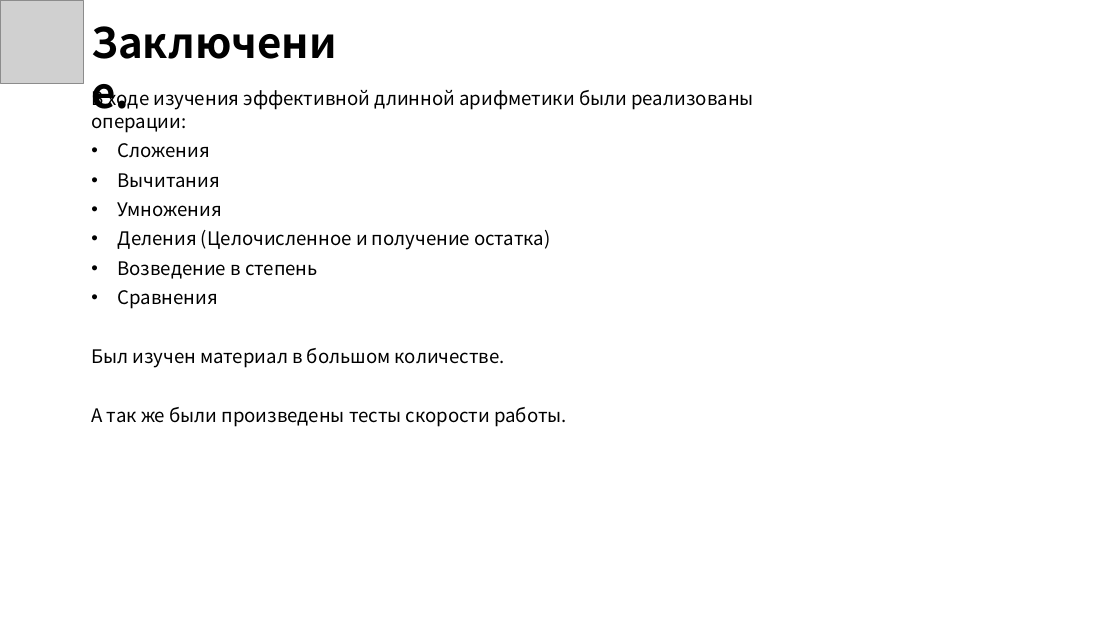
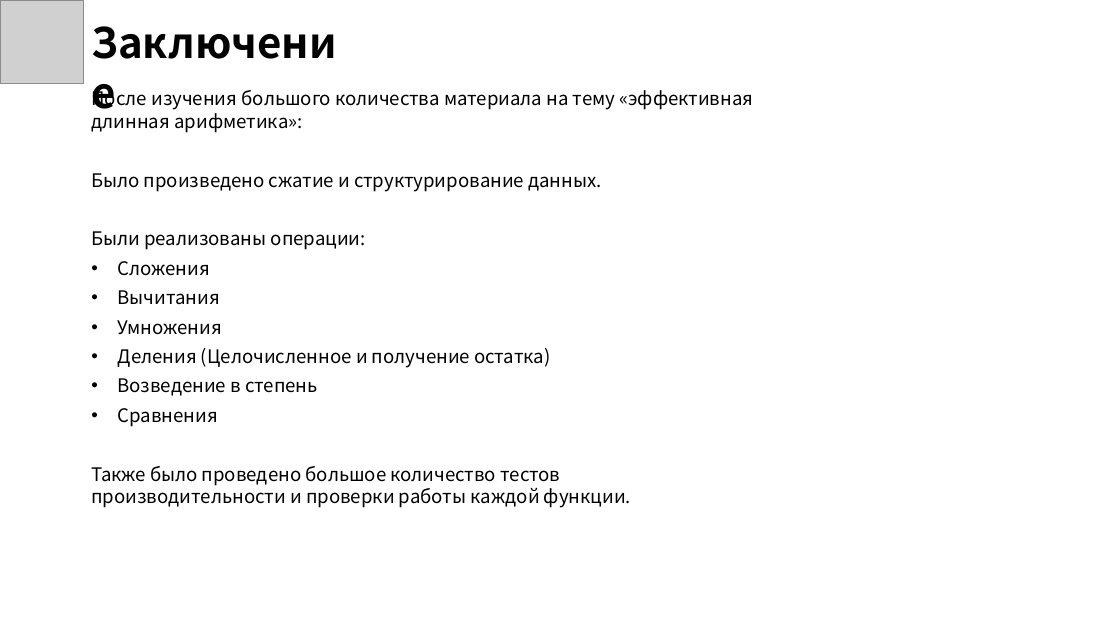
Before and after one commit to Elsium/ASD, a slide deck: slide 19 of presentation/presentation.pptx (slide 20 before the commit). Drawn at 1120x630 pixels with LibreOffice and Linux fonts; fonts in the diff are those of the drawing; grey boxes stand for pictures; background and template pictures are left out. Boxes give left, top, right and bottom in pixels: in the first picture for what was removed or moved away, otherwise in the second. Text is boxed around its words. In the diff, an @@ line names an element or a change of style, - is before the commit and + after.

```diff
--- a/presentation/presentation.pptx
+++ b/presentation/presentation.pptx
@@ text at [91,90,754,250]: text changed @@
-В ходе изучения эффективной длинной арифметики были реализованы операции:
+После изучения большого количества материала на тему «эффективная длинная арифметика»:
+Было произведено сжатие и структурирование данных.
+Были реализованы операции:
@@ text at [91,466,631,508]: text changed @@
-Был изучен материал в большом количестве.
-А так же были произведены тесты скорости работы.
+Также было проведено большое количество тестов производительности и проверки работы каждой функции.
```
Also in this commit, not shown: 15 other slides changed, 3 slides added, 4 slides removed, 4 other files.
